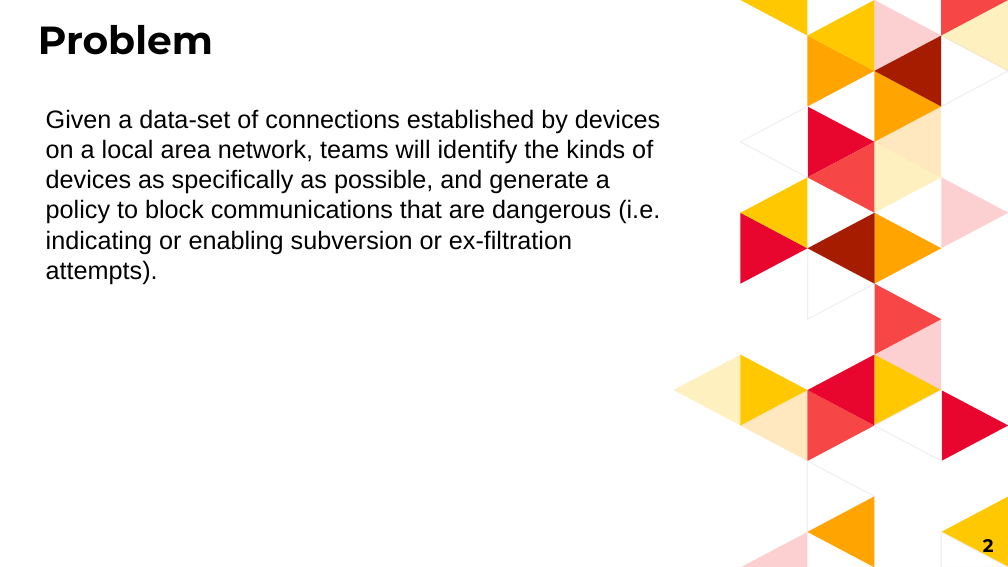
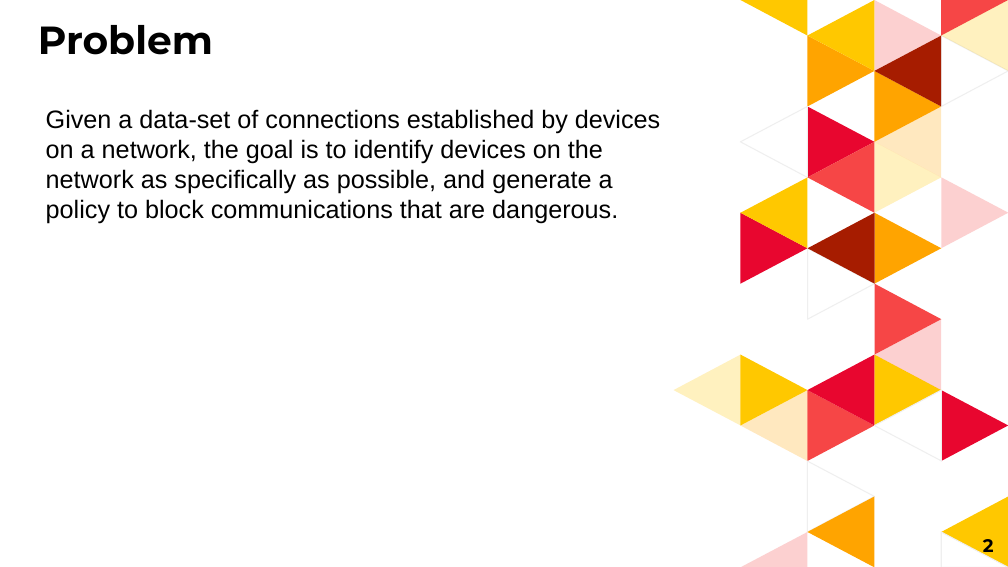
Before and after one commit to manalgandhi/Viterbi_Hackathon_2018, a slide deck: slide 2 of Team1.pptx. Drawn at 1008x567 pixels with LibreOffice and Linux fonts; fonts in the diff are those of the drawing. Boxes give left, top, right and bottom in pixels: in the first picture for what was removed or moved away, otherwise in the second. Text is boxed around its words. In the diff, an @@ line names an element or a change of style, - is before the commit and + after.

```diff
--- a/Team1.pptx
+++ b/Team1.pptx
@@ text at bbox=[46, 109, 660, 224]: text changed @@
-Given a data-set of connections established by devices on a local area network, teams will identify the kinds of devices as specifically as possible, and generate a policy to block communications that are dangerous (i.e. indicating or enabling subversion or ex-filtration attempts).
+Given a data-set of connections established by devices on a network, the goal is to identify devices on the network as specifically as possible, and generate a policy to block communications that are dangerous.
```
Also in this commit, not shown: 2 other slides changed, 2 slides added, 5 slides removed, 1 other file.
